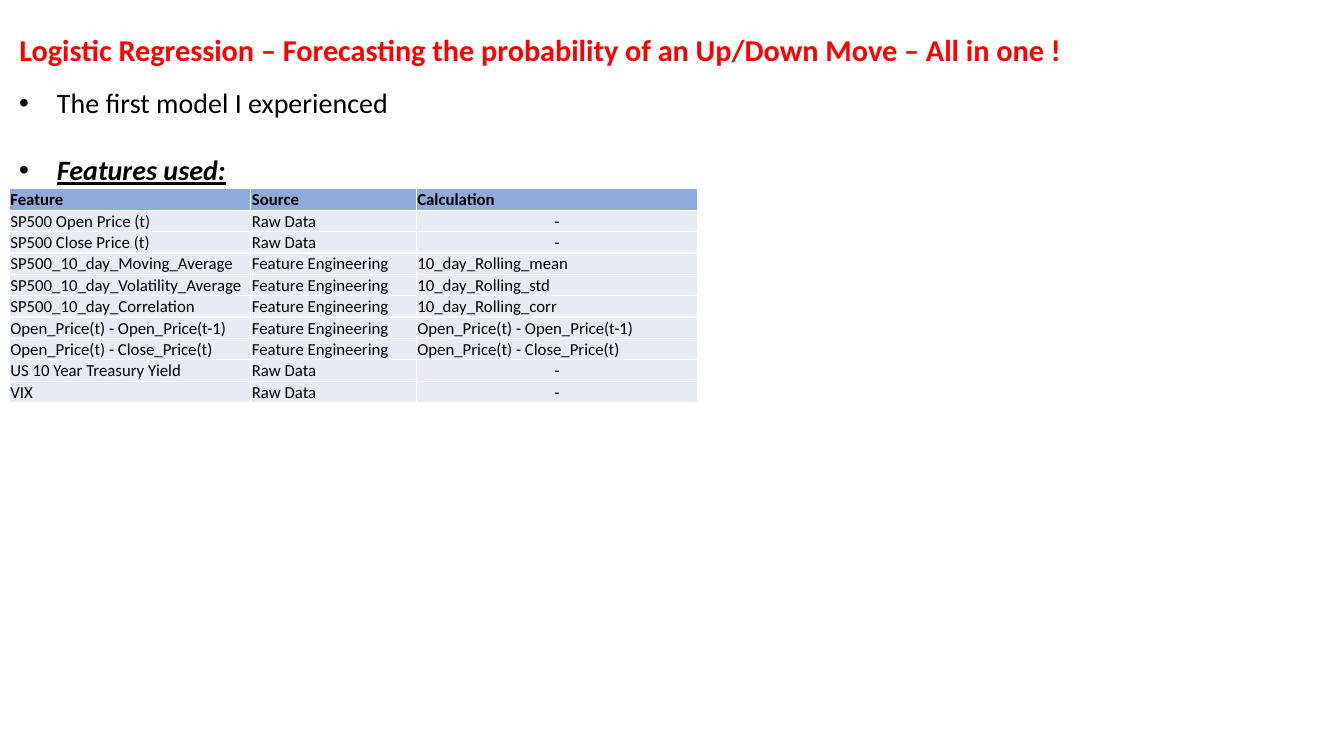
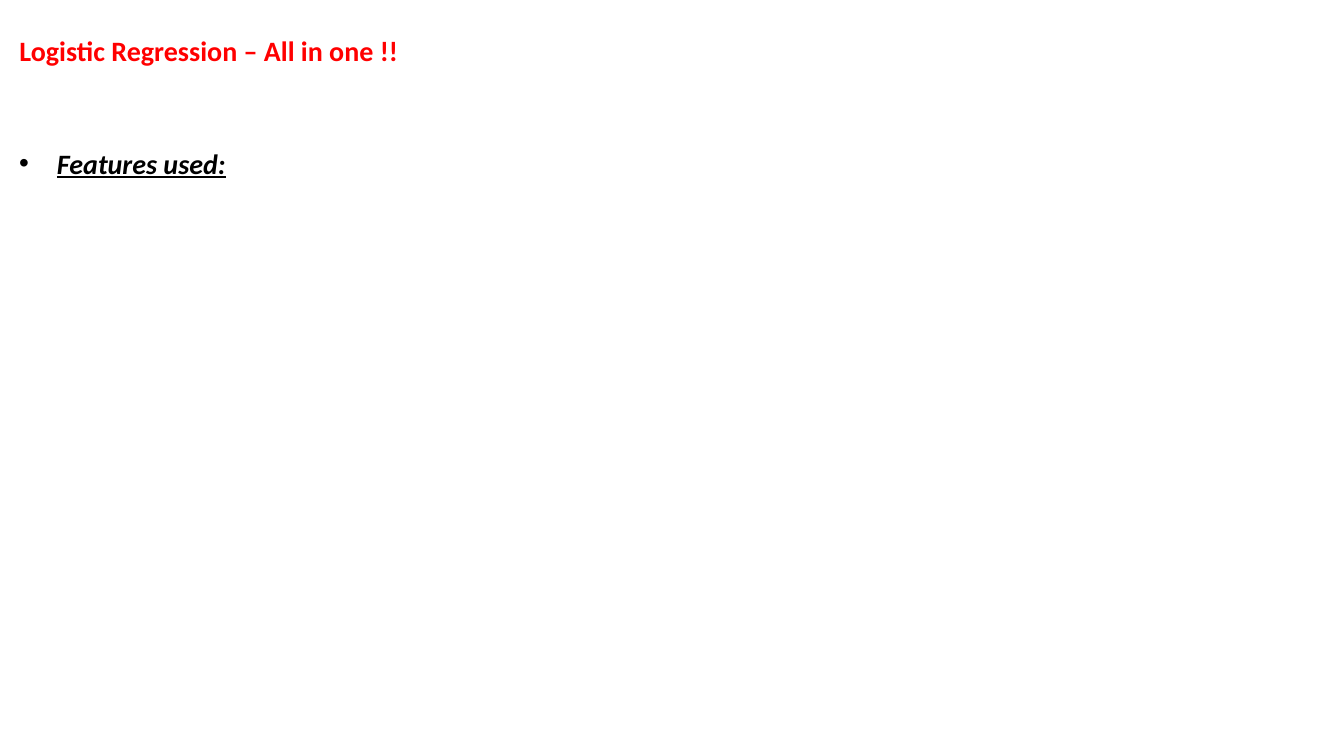
Before and after one commit to gfisherjr/Market_Indicator_Machine_Learning, a slide deck: slide 3 of Dev/Ben/Ben - Machine Learning.pptx. Drawn at 1344x756 pixels with LibreOffice and Linux fonts; fonts in the diff are those of the drawing. Boxes give left, top, right and bottom in pixels: in the first picture for what was removed or moved away, otherwise in the second. Text is boxed around its words. In the diff, an @@ line names an element or a change of style, - is before the commit and + after.

```diff
--- a/Dev/Ben/Ben - Machine Learning.pptx
+++ b/Dev/Ben/Ben - Machine Learning.pptx
@@ title at [19,41,373,66]: text changed; size 21.6 to 20 pt @@
-Logistic Regression – Forecasting the probability of an Up/Down Move – All in one !
+Logistic Regression – All in one !!
@@ text at [57,93,388,118]: paragraph removed @@
-• The first model I experienced
@@ table removed at [9,189,698,402], 10 rows, 3 columns @@
-Feature | Source | Calculation
-SP500 Open Price (t) | Raw Data | -
-SP500 Close Price (t) | Raw Data | -
-SP500_10_day_Moving_Average | Feature Engineering | 10_day_Rolling_mean
-SP500_10_day_Volatility_Average | Feature Engineering | 10_day_Rolling_std
-SP500_10_day_Correlation | Feature Engineering | 10_day_Rolling_corr
-Open_Price(t) - Open_Price(t-1) | Feature Engineering | Open_Price(t) - Open_Price(t-1)
-Open_Price(t) - Close_Price(t) | Feature Engineering | Open_Price(t) - Close_Price(t)
-US 10 Year Treasury Yield | Raw Data | -
-VIX | Raw Data | -
```
Also in this commit, not shown: 2 other slides changed, 3 slides added, 13 other files.
